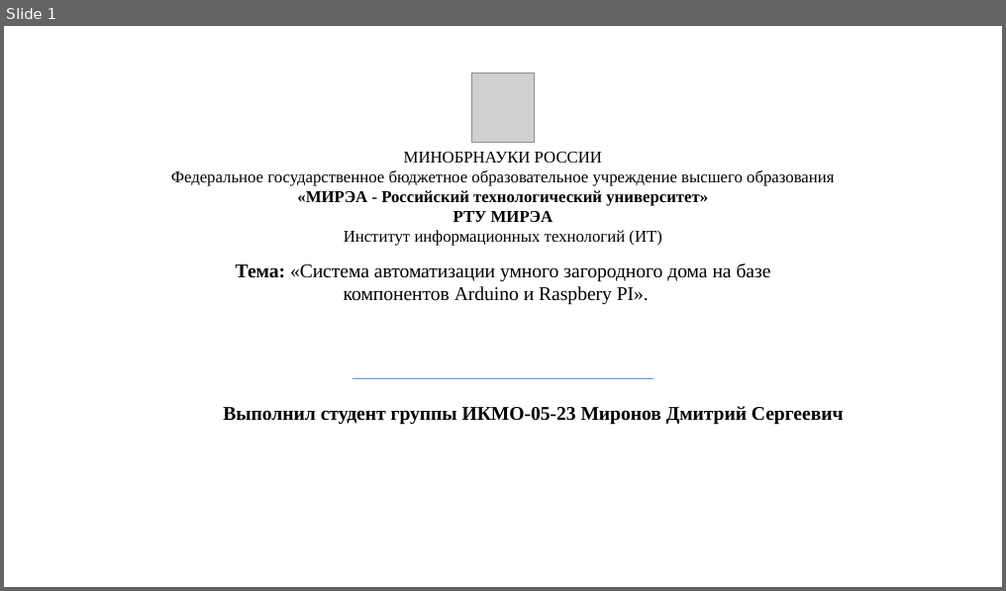
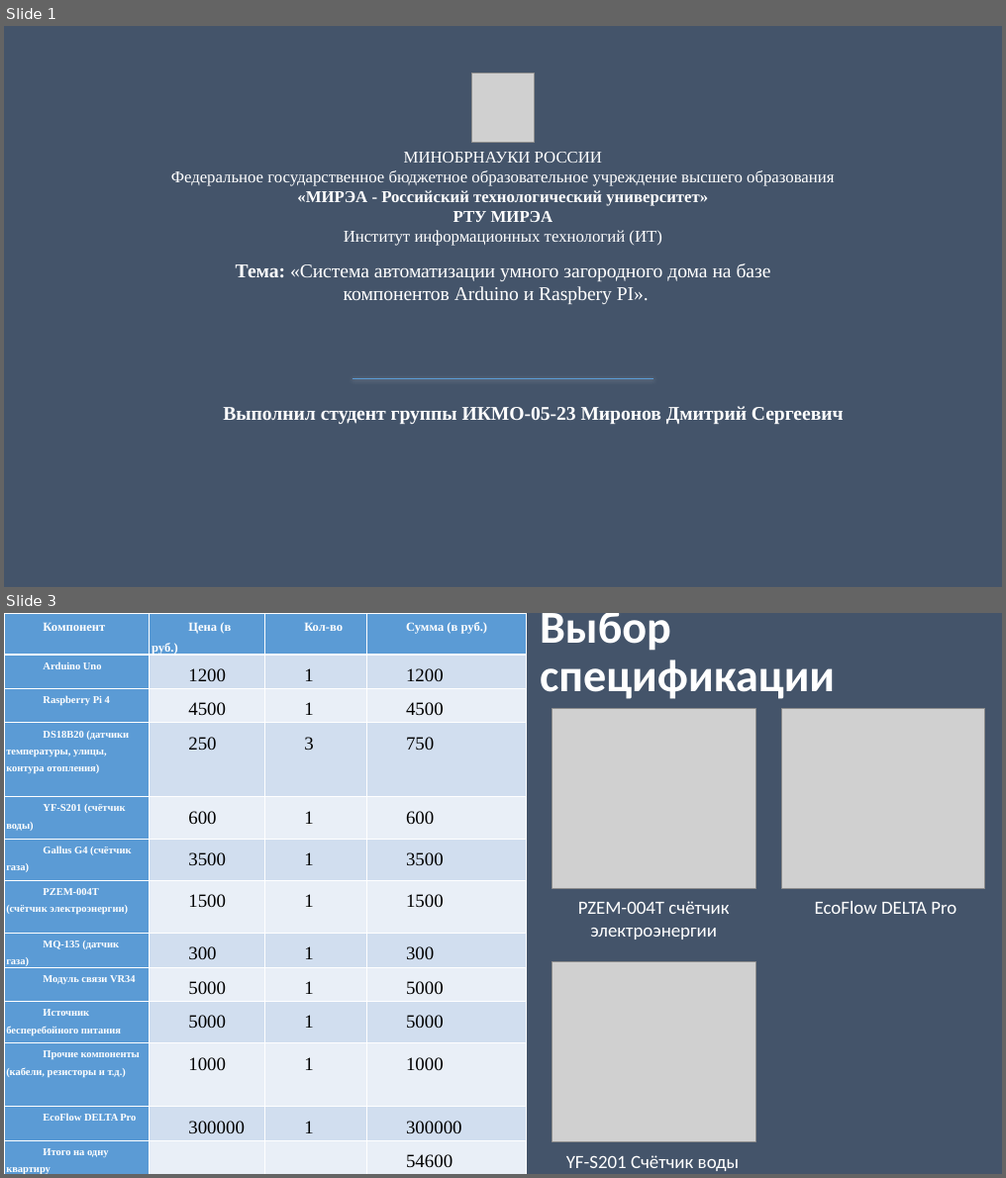
Before and after one commit to Raccoonn78/MagiCtr, a slide deck: 2 семестр/курсач/2025/Миронов_Д_С_ИКМО_05_23.pptx. Shown one above the other, each under a label of ours: slide 1 before the commit, slides 1 and 3 after it; the slides between them are not shown. The pictures are 1006x591 and 1006x1178 pixels, drawn with LibreOffice and Linux fonts; fonts in the diff are those of the drawing; grey boxes stand for pictures. Boxes give left, top, right and bottom in pixels: in the first picture for what was removed or moved away, otherwise in the second. Text is boxed around its words. In the diff, an @@ line names an element or a change of style, - is before the commit and + after.

```diff
--- a/2 семестр/курсач/2025/Миронов_Д_С_ИКМО_05_23.pptx
+++ b/2 семестр/курсач/2025/Миронов_Д_С_ИКМО_05_23.pptx
@@ slide 3 added at <box>4,613,1002,1174</box>, background #44546A @@
@@ table added at <box>4,613,527,1174</box>, 13 rows, 4 columns @@
+Компонент | Цена (в руб.) | Кол-во | Сумма (в руб.)
+Arduino Uno | 1200 | 1 | 1200
+Raspberry Pi 4 | 4500 | 1 | 4500
+DS18B20 (датчики температуры, улицы, контура отопления) | 250 | 3 | 750
+YF-S201 (счётчик воды) | 600 | 1 | 600
+Gallus G4 (счётчик газа) | 3500 | 1 | 3500
+PZEM-004T (счётчик электроэнергии) | 1500 | 1 | 1500
+MQ-135 (датчик газа) | 300 | 1 | 300
+Модуль связи VR34 | 5000 | 1 | 5000
+Источник бесперебойного питания | 5000 | 1 | 5000
+Прочие компоненты (кабели, резисторы и т.д.) | 1000 | 1 | 1000
+EcoFlow DELTA Pro | 300000 | 1 | 300000
+Итого на одну квартиру |  |  | 54600
@@ title added at <box>540,613,835,699</box>, 44 pt, text #FFFFFF, bold @@
+Выбор спецификации
@@ picture added at <box>552,709,755,888</box> @@
@@ picture added at <box>782,709,985,888</box> @@
@@ text added at <box>578,901,729,940</box>, 18 pt, text #FFFFFF @@
+PZEM-004T счётчик электроэнергии
@@ text added at <box>815,901,956,914</box>, 18 pt, text #FFFFFF @@
+EcoFlow DELTA Pro
@@ picture added at <box>552,962,755,1143</box> @@
@@ text added at <box>566,1156,740,1171</box>, 18 pt, text #FFFFFF @@
+YF-S201 Счётчик воды
@@ slide 1 changed as well @@
@@ background #FFFFFF to #44546A @@
@@ text colour #000000 to #FFFFFF in 3 elements at <box>223,406,844,424</box>, <box>171,152,834,246</box>, <box>236,264,771,304</box> @@
```
Also in this commit, not shown: 5 other slides added, 6 slides removed, 1 other file.
